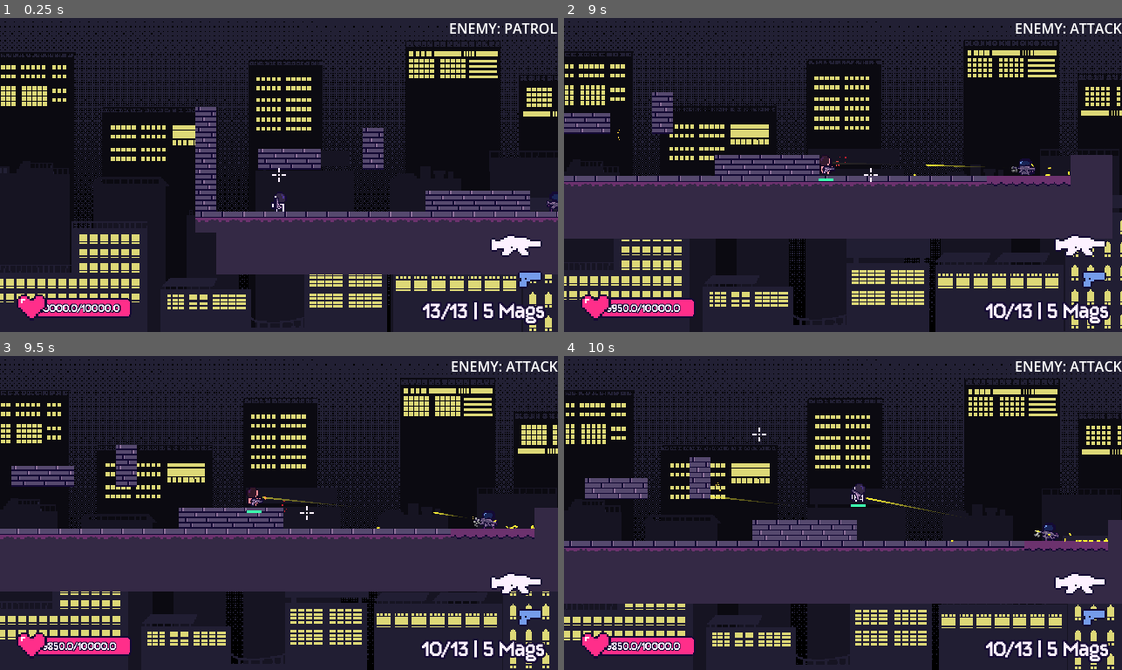
Above: before the commit, frames 1-4 (two rows, left to right).
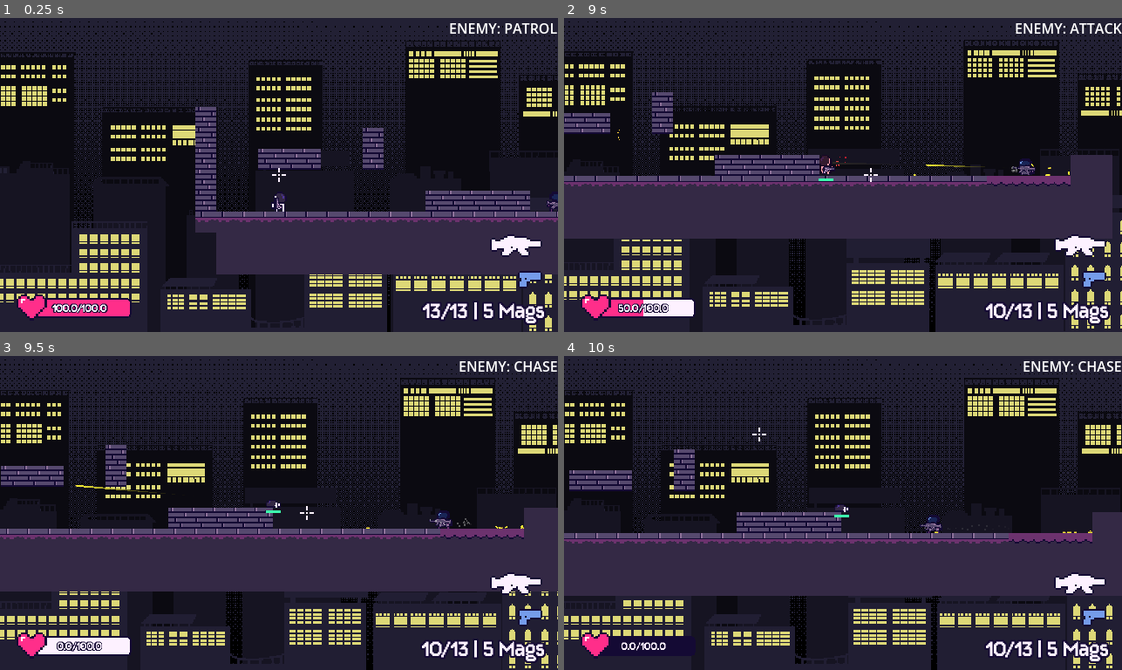
Above: after the commit, the same moments.

Repository: kyteidev/rogueshot
Game: Godot game, scene res://scenes/game_debug.tscn
Two runs of this game, one before a commit and one after it. Both use one fixed random seed, a clock stepped at 60 frames per second and the inputs below.
Inputs (mouse positions are in pixels of both pictures, inside the frame that each line leads up to):
- Up to frame 1 (0.25 s): no input
- Up to frame 2 (9 s): move the mouse to (815, 237) at 0.52 s; press the mouse at (815, 237) at 0.53 s; hold D (player_right) 0.53-2.03 s; tap W (player_jump) at 0.77, 1.52, 3.02, 3.77, 4.52, 6.02, 6.77, 7.52 s; move the mouse to (1010, 222) at 1.27 s; release the mouse at (1010, 222) at 1.28 s; tap Shift (player_sprint) at 1.35, 8.85 s; move the mouse to (675, 127) at 2.02 s; hold A (player_left) 2.03-4.28 s; tap 1 (weapon_1) at 2.1, 5.85 s; move the mouse to (870, 175) at 2.77 s; tap 2 (weapon_2) at 2.85, 6.6 s; move the mouse to (759, 96) at 3.52 s; tap Q (weapon_cycle) at 3.6, 7.35 s; move the mouse to (965, 159) at 4.27 s; hold D (player_right) 4.28-8.03 s; click (965, 159) at 4.35 s; move the mouse to (731, 190) at 5.02 s; hold Shift (player_sprint) 5.03-5.78 s; move the mouse to (898, 105) at 5.77 s; move the mouse to (815, 237) at 6.52 s; move the mouse to (1010, 222) at 7.27 s; move the mouse to (675, 127) at 8.02 s; press the mouse at (675, 127) at 8.03 s; hold A (player_left) from 8.03 s (still down); move the mouse to (870, 175) at 8.77 s; release the mouse at (870, 175) at 8.78 s
- Up to frame 3 (9.5 s): keep holding A (player_left); tap W (player_jump) at 9.02 s
- Up to frame 4 (10 s): move the mouse to (759, 434) at 9.52 s; release A (player_left) at 9.53 s; hold D (player_right) from 9.53 s (still down); tap 1 (weapon_1) at 9.6 s; tap W (player_jump) at 9.77 s

The runs differ from the first frame. In frame 1, 0.2% of the frame differs, in the area x 7-22%, y 90-94%; in frame 2, 0.6%; in frame 3, 4.7%; in frame 4, 14%, in the area x 0-100%, y 1-100%.

Commit message:
revert player health

Diff:
--- a/scripts/characters/player.gd
+++ b/scripts/characters/player.gd
@@ -1,7 +1,7 @@
 extends CharacterBody2D
 
 
-const MAX_HEALTH = 10000.0
+const MAX_HEALTH = 100.0
 const DAMAGE_FLASH_DELAY = 0.04
 
 const BASE_SPEED = 80.0
